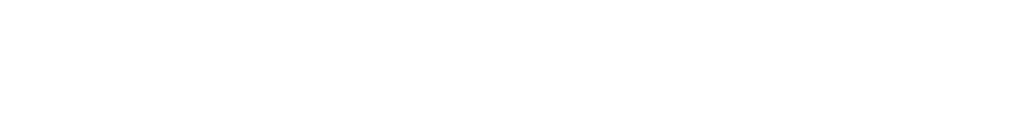
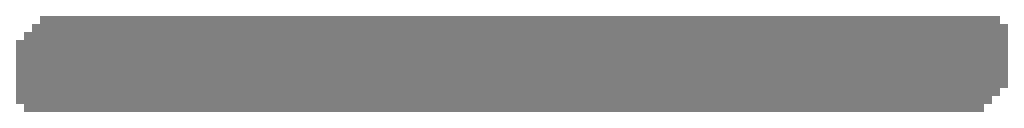
Revision of a layered w=1024, h=128 image; what changed, layer by layer:
showed "Frame" over left=16, top=16, right=1008, bottom=112
hid "Fill" over left=16, top=16, right=1008, bottom=112
